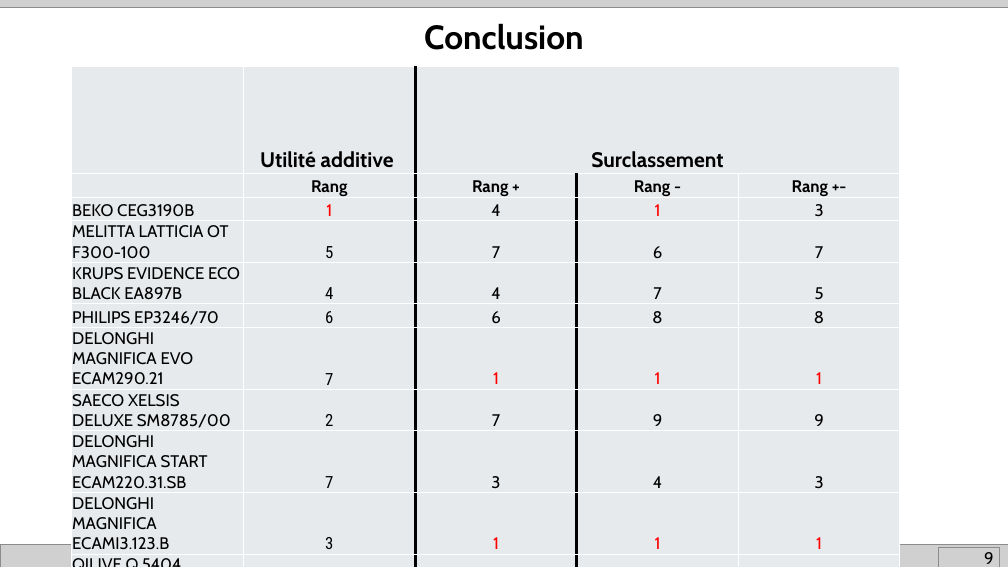
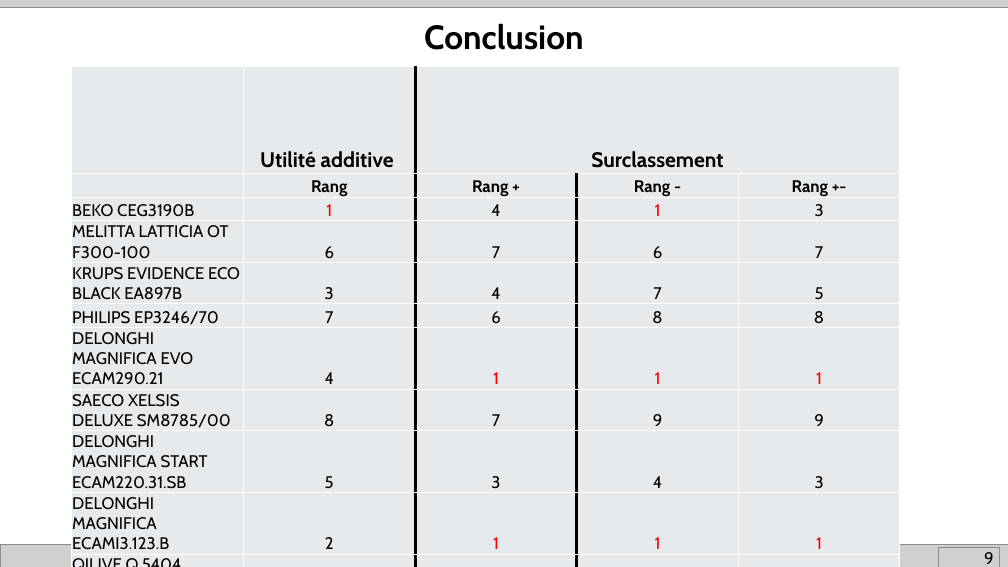
Before and after one commit to NoFOUC/projetaidmulticrit, a slide deck: slide 10 of Présentation.pptx. Drawn at 1008x567 pixels with LibreOffice and Linux fonts; fonts in the diff are those of the drawing; grey boxes stand for pictures. Boxes give left, top, right and bottom in pixels: in the first picture for what was removed or moved away, otherwise in the second. Text is boxed around its words. In the diff, an @@ line names an element or a change of style, - is before the commit and + after.

```diff
--- a/Présentation.pptx
+++ b/Présentation.pptx
@@ table at (x1=71, y1=66, x2=900, y2=554) @@
-row 4, column 2: 5
+row 4, column 2: 6
-row 5, column 2: 4
+row 5, column 2: 3
-row 6, column 2: 6
+row 6, column 2: 7
-row 7, column 2: 7
+row 7, column 2: 4
-row 8, column 2: 2
+row 8, column 2: 8
-row 9, column 2: 7
+row 9, column 2: 5
-row 10, column 2: 3
+row 10, column 2: 2
@@ font Roboto Condensed to Cabin in "9" @@
```
Also in this commit, not shown: 3 other slides changed, 1 other file.
